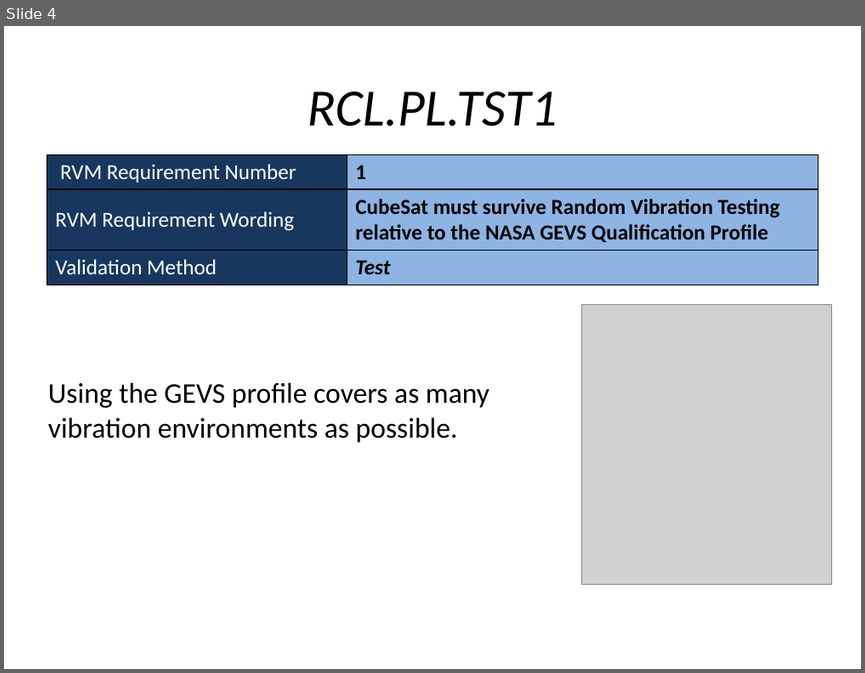
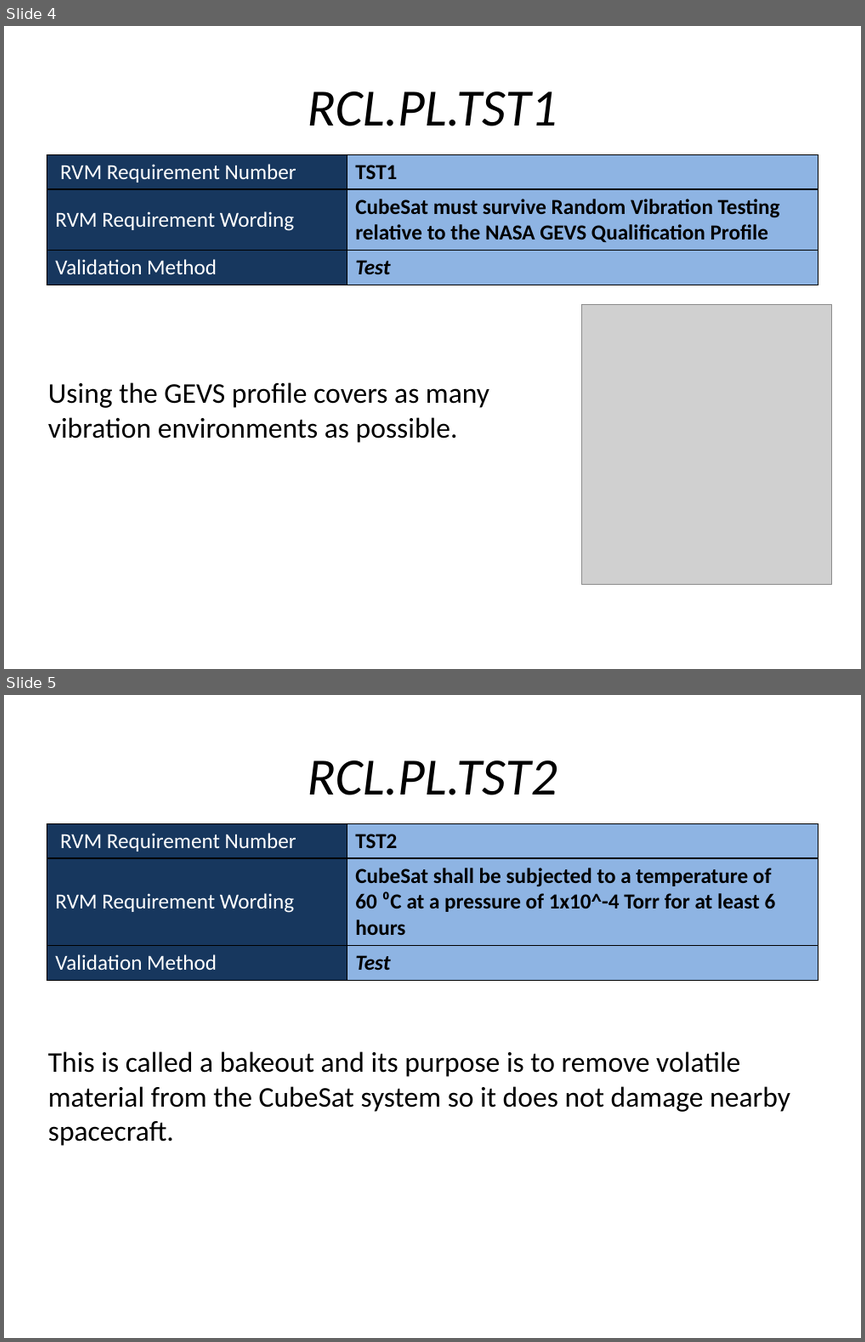
Before and after one commit to RascalSeniorDesign/Preliminary-Design, a slide deck: CMQA/Presentations/Nate Slides/Nate Slides.pptx. Shown one above the other, each under a label of ours: slide 4 before the commit, slides 4 and 5 after it. The pictures are 865x673 and 865x1342 pixels, drawn with LibreOffice and Linux fonts; fonts in the diff are those of the drawing; grey boxes stand for pictures. Boxes give left, top, right and bottom in pixels: in the first picture for what was removed or moved away, otherwise in the second. Text is boxed around its words. In the diff, an @@ line names an element or a change of style, - is before the commit and + after.

Commit message:
Added the rest of the requirements

```diff
--- a/CMQA/Presentations/Nate Slides/Nate Slides.pptx
+++ b/CMQA/Presentations/Nate Slides/Nate Slides.pptx
@@ slide 5 added at box(4, 695, 861, 1338), background #FFFFFF @@
@@ title added at box(307, 760, 557, 795), 44 pt, text #000000, italic @@
+RCL.PL.TST2
@@ table added at box(46, 823, 818, 979), 3 rows, 2 columns @@
+RVM Requirement Number | TST2
+RVM Requirement Wording | CubeSat shall be subjected to a temperature of 60 ⁰C at a pressure of 1x10^-4 Torr for at least 6 hours
+Validation Method | Test
@@ text added at box(48, 1051, 790, 1145), 24 pt, text #000000 @@
+This is called a bakeout and its purpose is to remove volatile material from the CubeSat system so it does not damage nearby spacecraft.
@@ slide 4 changed as well @@
@@ table at box(46, 154, 818, 284) @@
-row 1, column 2: 1
+row 1, column 2: TST1
```
Also in this commit, not shown: 3 other slides changed, 3 other slides added.
